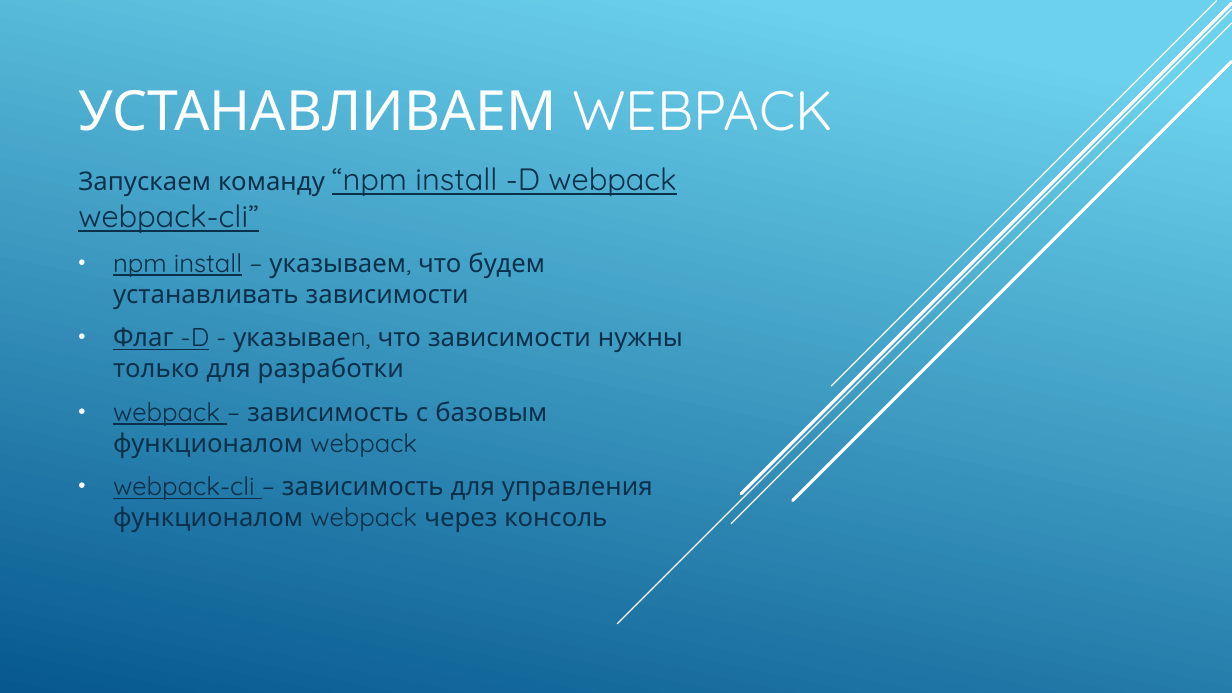
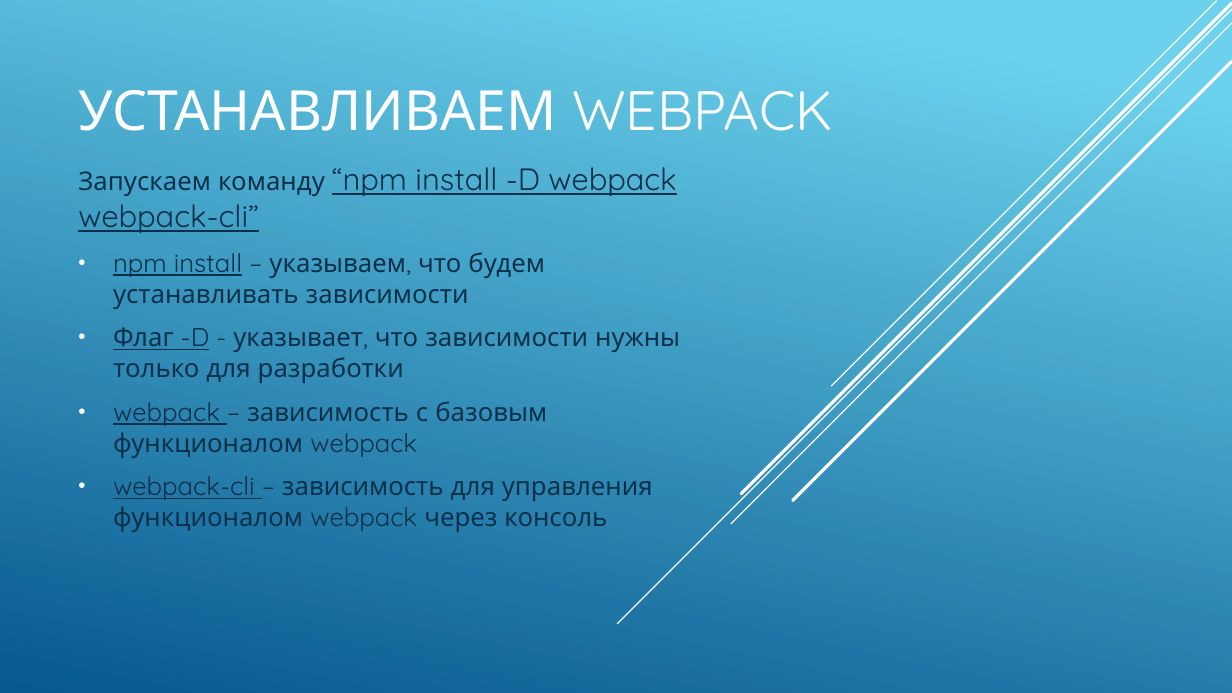
Before and after one commit to SpardaRus/WithoutWebpack, a slide deck: slide 9 of doc/Изучаем Webpack.pptx. Drawn at 1232x693 pixels with LibreOffice and Linux fonts; fonts in the diff are those of the drawing. Boxes give left, top, right and bottom in pixels: in the first picture for what was removed or moved away, otherwise in the second. Text is boxed around its words. In the diff, an @@ line names an element or a change of style, - is before the commit and + after.

Commit message:
fix presentation

```diff
--- a/doc/Изучаем Webpack.pptx
+++ b/doc/Изучаем Webpack.pptx
@@ subtitle at (113,327,680,383): text changed @@
-• Флаг -D - указываеn, что зависимости нужны только для разработки
+• Флаг -D - указывает, что зависимости нужны только для разработки
```
Also in this commit, not shown: 1 other slide changed.
